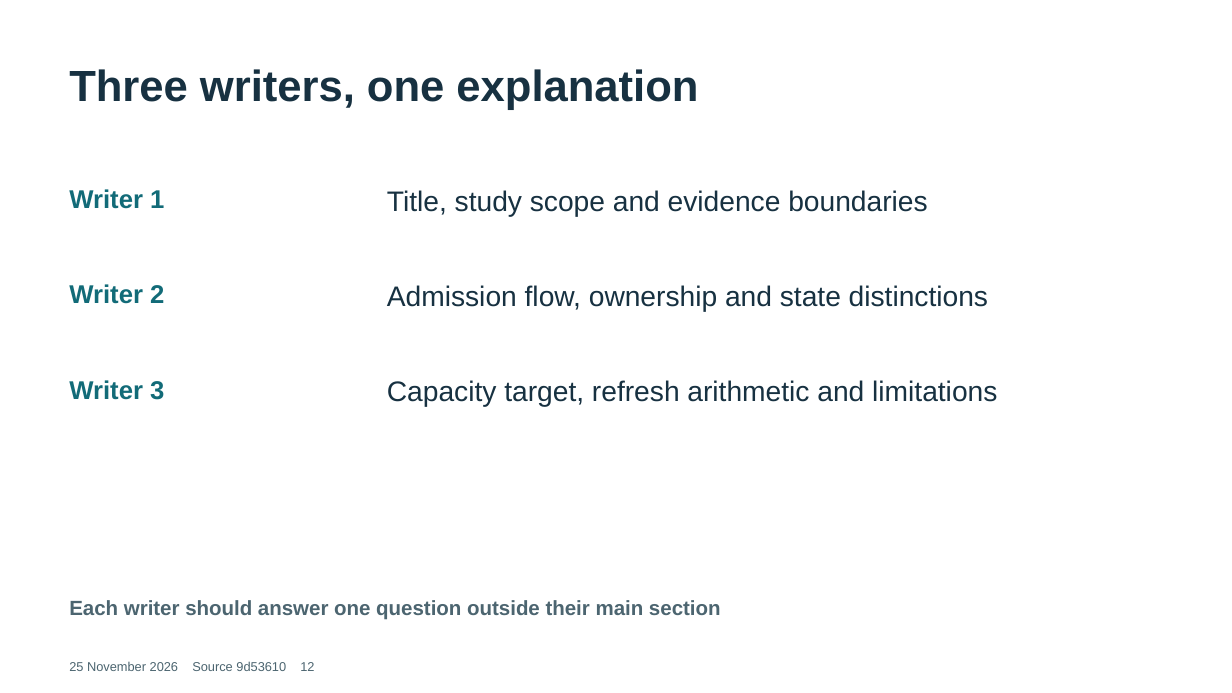
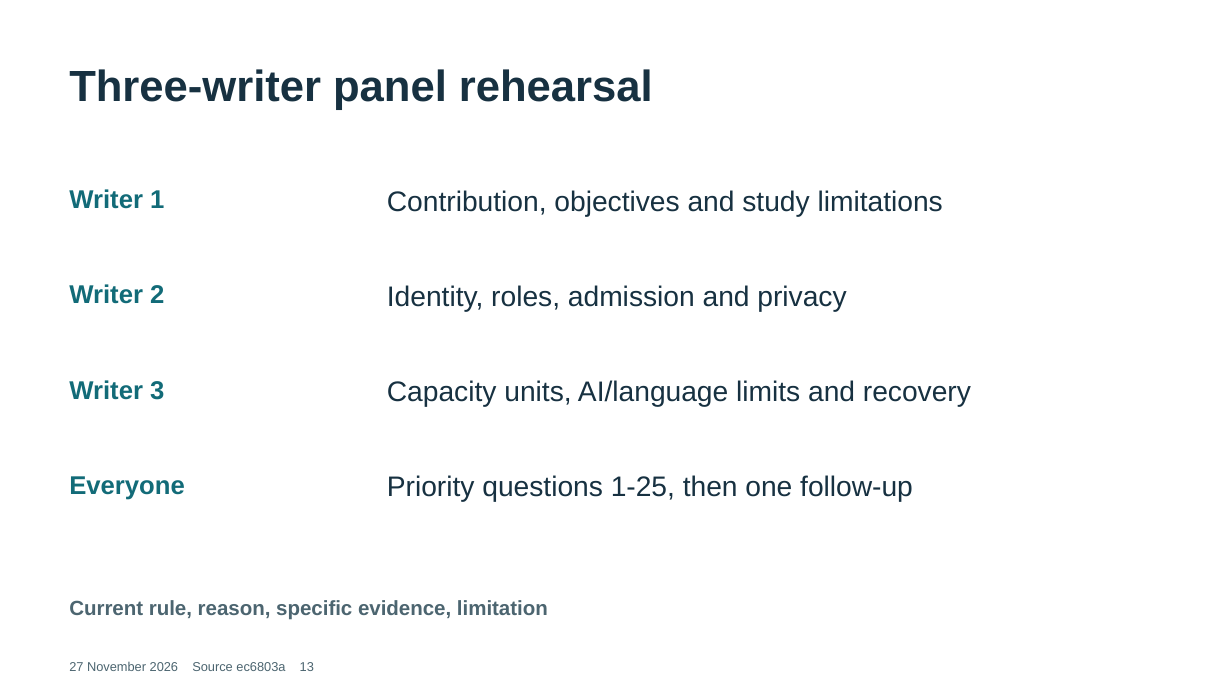
Before and after one commit to Garrette27/Livekit, a slide deck: slide 13 of docs/thesis-defense/TeleConsole-Waiting-Queue-and-Title-Defense.pptx (slide 12 before the commit). Drawn at 1232x693 pixels with LibreOffice and Linux fonts; fonts in the diff are those of the drawing. Boxes give left, top, right and bottom in pixels: in the first picture for what was removed or moved away, otherwise in the second. Text is boxed around its words. In the diff, an @@ line names an element or a change of style, - is before the commit and + after.

Commit message:
docs: rebuild 259-page manuscript, 97 ranked panel answers and verified demo defense pack

```diff
--- a/docs/thesis-defense/TeleConsole-Waiting-Queue-and-Title-Defense.pptx
+++ b/docs/thesis-defense/TeleConsole-Waiting-Queue-and-Title-Defense.pptx
@@ text at bbox=[69, 69, 653, 110]: text changed @@
-Three writers, one explanation
+Three-writer panel rehearsal
@@ text at bbox=[387, 190, 943, 217]: text changed @@
-Title, study scope and evidence boundaries
+Contribution, objectives and study limitations
@@ text at bbox=[387, 285, 846, 312]: text changed @@
-Admission flow, ownership and state distinctions
+Identity, roles, admission and privacy
@@ text at bbox=[387, 380, 971, 407]: text changed @@
-Capacity target, refresh arithmetic and limitations
+Capacity units, AI/language limits and recovery
@@ text added at bbox=[69, 476, 185, 500], 20 pt, text #126B78, bold @@
+Everyone
@@ text added at bbox=[387, 475, 913, 502], 22 pt, text #173141 @@
+Priority questions 1-25, then one follow-up
@@ text at bbox=[69, 600, 548, 620]: text changed @@
-Each writer should answer one question outside their main section
+Current rule, reason, specific evidence, limitation
@@ text at bbox=[69, 662, 314, 671]: text changed @@
-25 November 2026 Source 9d53610 12
+27 November 2026 Source ec6803a 13
```
Also in this commit, not shown: 7 other slides changed, 6 slides added, 6 slides removed, 32 other files.
